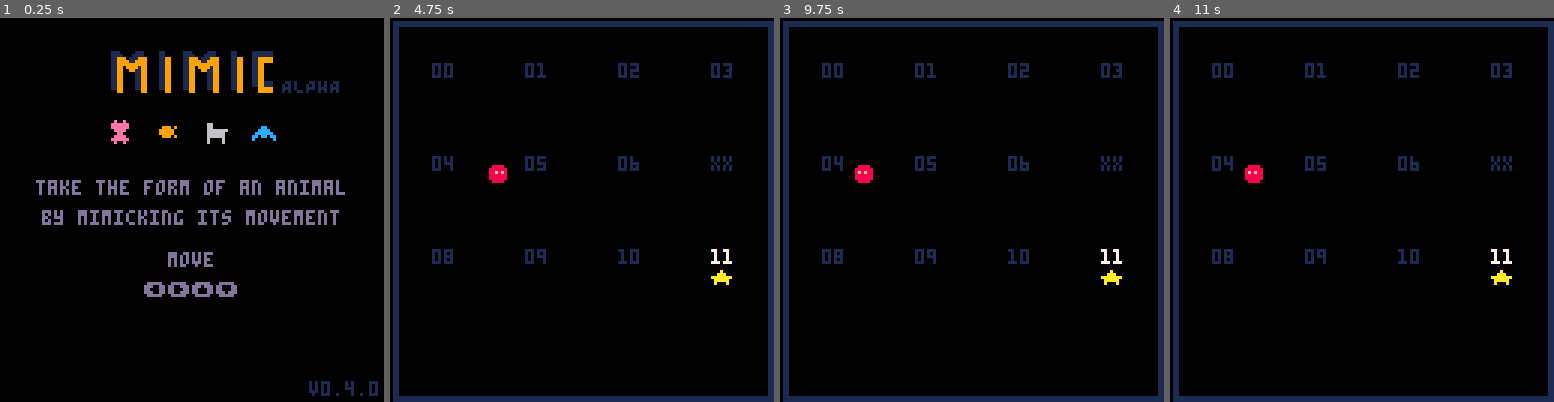
Above: before the commit, frames 1-4 (left to right).
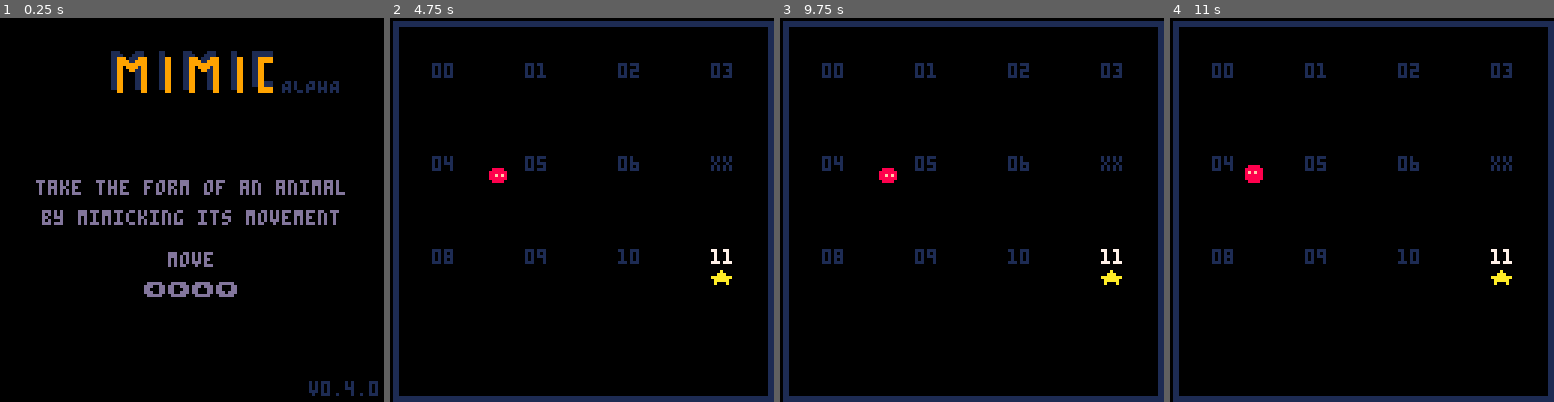
Above: after the commit, the same moments.

Repository: sourencho/mimic
Game: PICO-8 cartridge mimic.p8
The game is run twice, just before and just after one commit, with the same random seed, the same clock (stepped at 60 frames per second) and the same inputs.
Inputs:
- Up to frame 1 (0.25 s): no input
- Up to frame 2 (4.75 s): tap X (X key) at 0.33, 1.07, 1.85, 2.97, 4.08 s; tap O (Z key) at 0.7, 1.7, 2.1, 2.5, 2.9, 3.3, 3.7, 4.1, 4.5 s; hold Right 1.6-2.1 s; hold Up 2.15-2.42 s; hold Right 2.47-3.03 s; hold Left 3.08-3.58 s; hold Down 3.63-3.97 s; hold Right 4.02-4.68 s; hold Up from 4.73 s (still down)
- Up to frame 3 (9.75 s): tap O (Z key) every 0.4 s from 4.9 to 9.7 s; release Up at 5.03 s; hold Left 5.08-5.68 s; tap X (X key) every 1.12 s from 5.2 to 9.67 s; hold Down 5.73-6.03 s; hold Right 6.08-6.58 s; hold Right 6.63-7.13 s; hold Up 7.18-7.45 s; hold Right 7.5-8.07 s; hold Left 8.12-8.62 s; hold Down 8.67-9 s; hold Right 9.05-9.72 s
- Up to frame 4 (11 s): hold Up 9.77-10.07 s; tap O (Z key) at 10.1, 10.5, 10.9 s; hold Left 10.12-10.72 s; hold Down from 10.77 s (still down); tap X (X key) at 10.78 s

The runs differ from the first frame. In frame 1, 0.6% of the frame differs, in the area x 28-72%, y 26-33%; in frame 2, less than 0.1%; in frame 3, 0.4%; in frame 4, nothing differs.

Commit message:
Add tutorial

Diff:
--- a/mimic.p8
+++ b/mimic.p8
@@ -12,6 +12,9 @@
 start_level = 11
 level_count = 12
 skip_levels = {7}
+
+tutorial_level = 15
+tutorial_speed = 20
 
 slow_speed = 20 -- the larger the slower the npcs move
 tile_slow_speed = 2 -- the larger the slower the tiles animate
@@ -107,6 +110,14 @@
     pause_count = 0, -- the amount of ticks to pause the game
     restart_level = false,
 }
+
+-- TUTORIAL
+
+TUTORIAL_MOVES = {RIGHT, RIGHT, RIGHT, DOWN, DOWN, DOWN, UP, UP, UP,
+                    STILL, STILL, STILL, RIGHT, DOWN, STILL, STILL, STILL, STILL}
+tutorial_move_index = 1
+tutorial_player_pos = nil
+tutorial_skippable = false
 
 -- ACTORS
 npcs = {
@@ -843,7 +854,10 @@
     end
     if (btnp(5)) then
         if game.state == "splash" then
+            game.state = "tutorial"
+        elseif game.state == "tutorial" then
             game.state = "play"
+            change_level = start_level
         elseif game.state == "play" then
             game.restart_level = true
         else
@@ -1360,9 +1374,9 @@
             local tile_spr = get_tile(i, j, l)
             local tile_class = fget(tile_spr)
             if (tile_spr == 0) then
-                print(tile_spr)
-                print(tile_class)
-                stop(i.." "..j)
+                --print(tile_spr)
+                --print(tile_class)
+                --stop(i.." "..j)
             end
             if contains(dynamic_tiles, tile_class) then
                 level_static_tiles[i][j] = make_tile(ground_spr)
@@ -1371,7 +1385,7 @@
                 level_static_tiles[i][j] = make_tile(tile_spr)
                 level_dynamic_tiles[i][j] = make_tile(ground_spr)
             else
-                debug_log(tile_class.." tile not dynamic or static")
+                print(tile_class.." tile not dynamic or static")
             end
         end
     end
@@ -1613,7 +1627,7 @@
     if(game.tick % 60 > 0 and game.tick % 60 < 20) cls()
 
 
-    map(100,58,36,10,8,4)
+    map(117,60,36,10,8,4)
     print("ALPHA", 94, 20, 1)
     print(VERSION, 103, 121, 1)
 
@@ -1969,11 +1983,38 @@
 
     if game.state == "splash" then
         -- noop
+    elseif game.state == "tutorial" then
+        update_tutorial()
     elseif game.state == "play" then
         update_play()
     elseif game.state == "won" then
         update_particles()
     end
+end
+
+function update_tutorial()
+    if game.level != tutorial_level then
+        init_level(tutorial_level)
+        tutorial_player_pos = pl.pos
+    end
+
+
+    -- move
+    pl.delta = STILL
+
+    if tutorial_move_index > #TUTORIAL_MOVES then
+        tutorial_move_index = 1
+        del(actors, pl)
+        init_player(game.level)
+        tutorial_skippable = true
+    end
+
+    if game.tick % tutorial_speed == 0 then
+        pl.delta = TUTORIAL_MOVES[tutorial_move_index]
+        tutorial_move_index += 1
+    end
+
+    update_play()
 end
 
 function update_play()
@@ -2014,24 +2055,36 @@
         draw_splash()
     elseif  game.state == "won" then
         draw_won()
-    elseif game.state == "play" then
+    elseif game.state == "play" or game.state == "tutorial" then
         draw_play()
     end
+
+
     if SHOW_STATS then
         print("mem: "..stat(0),80,0,7)
         print("cpu: "..stat(1),80,10,7)
     end
 end
 
+function draw_tutorial()
+    print(splash_inst_1, hcenter(splash_inst_1), 14, 6)
+    print(splash_inst_2, hcenter(splash_inst_2), 22, 6)
+
+    if tutorial_skippable then
+        print(splash_keys_3, hcenter(splash_keys_3)-2, 114, 8)
+    end
+end
+
 function draw_play()
     cls()
-    if game.tick - game.level_end_tick < 50 then
+    if game.tick - game.level_end_tick < 50 and game.state != "tutorial" then
         draw_level_splash_2(game.level)
     else
         draw_level()
         draw_actors()
         draw_particles()
         draw_ui()
+        if (game.state == "tutorial") draw_tutorial()
     end
 end
 
@@ -2133,37 +2186,37 @@
 060606060606060615051515060606060000000000000000000000000000000084878484849784c6061616160606060600000000000000000000000000000000
 16750626160516161615157515373437000000000000000000000000000000001414141414141414141414141414141400000000000000000000000000000000
 161616161616060606060606f6e5f6e6000000000000000000000000000000000000000000000000000000000000000000000000000000000000000000000000
-06060606060606060606e5f5f4f4f5e5000000000000000000000000000000000707070707070707070707070707070707070707070707070707070707070707
+06060606060606060606e5f5f4f4f5e5000000000000000000000000000000001414141414141414141414141414141414000000000000000000000000000000
 161616240606061626e4e50606f6e4f4000000000000000000000000000000000000000000000000002600000000000000000000000000000000000000000000
-f4f5f4f4f4e4061606f4e5f4f4e4f4e4000000000000000000000000000000000714141414141414141414141414140707141414141414141414141414141407
+f4f5f4f4f4e4061606f4e5f4f4e4f4e4000000000000000000000000000000001414140714141414141414141414141414000000000000000000000000000000
 16162427160606060606f6f5e5f704f7000000000000000000000000000000000000000000000000000000000000000000000000000000000000000000000000
-f4f416f5f4e4e4f4e5f4e4e4f4f4f4f500000000000000000000000000000000070505141414b6b6b6b6140606060607070505050514b6b6b6b6140606060607
+f4f416f5f4e4e4f4e5f4e4e4f4f4f4f5000000000000000000000000000000001414141414141414141414141414141414000000000000000000000000000000
 162424241406e6e40606060606e6f7f4005000000000000000000000000000000000000000000000000000000000000000000000000000000000000000000000
-e4e5f5e5f5e4f4f4e5f4f5f404e4f5e400000000000000000000000000000000070505141414b6b6b6b6140606060607070505050514b6b6b6b6140606060607
+e4e5f5e5f5e4f4f4e5f4f5f404e4f5e4000000000000000000000000000000001414141414271414141414141414171414000000000000000000000000000000
 06060624170606e6e5f6e50606f4e6f7000000000000000000000000000000000000000000000000000000000000000000000000000000000000000000000000
-060606e5e5e5f4f4e4f4e4e5e5f4e4e40000000000000000900000000000000007050525251405b6b6b614060606060707050505051405b6b62c1406062d0607
+060606e5e5e5f4f4e4f4e4e5e5f4e4e4000000000000000090000000000000001407141414141414141714141414141414000000000000000000000000000000
 06060606061606060606e506e5f4e6e5000000000000000000000000000000000000000000000000000000000000000000000000000000000000000000000000
-0606161524f4f5f4e4f4f4f4f4f5e5e500000000000000000000000000000000070505141414b6b6b6b6140606060607074c05050514b6b6b6b6140505060507
+0606161524f4f5f4e4f4f4f4f4f5e5e5000000000000000000000000000000001427050505050505050505050505141414000000000000000000000000000000
 84878487849416160606f6e4e5f6e5f5000000000000000000000000000000000000000000000000000000000000000000000000000000000000000000000000
-e406061525e4e5f4f4f4f5f5e5f5f5e5000000000000000000000000000000000714b0b01414141425141406050605070714b0b0141414142514140505050507
+e406061525e4e5f4f4f4f5f5e5f5f5e5000000000000000000000000000000001414052714141427161616161605141414000000000000000000000000000000
 060606060676c40606f7e5f417f4f7f4000000000000000000000000000000000000000000000000000000000000000000000000000000000000000000000000
-e406061524f4f4e5f4f4f4e4f5f5e4e4000000000000000000000000000000000714b0b01414141414141406060506070714b0b0141414141414140505050507
+e406061524f4f4e5f4f4f4e4f5f5e4e4000000000000000000000000000000001414051417140714161616161605140714000000500000000000000000000007
 050506060606750616e6f407f4e6f4f6000000000000000000000000000000000000000000000000000000000000000000000000000000000000000000000000
-e40616151424e5f5e5e5f4f4f4f5f5e5000051720000000000000000000010000714b0b01414141414141414141414070714b0b0141414141414141414141407
+e40616151424e5f5e5e5f4f4f4f5f5e5000051720000000000000000000010001414051414141414161616161605141414000000000000000000000000000000
 051525050606750616f6f5e5f6e6f4e5000000000000000000000000000000000000000000000000000000000000000000000000000000000000000000000000
-f4061616140724251414141424f5e4f5000000000000000000000000000000000714b0000000000000000000001414070714b000000000000000000000141407
+f4061616140724251414141424f5e4f5000000000000000000000000000000001414051417141424161616161605141414000000000000000000000000000000
 150505050506b70616f4f7f5f4f7f624000000000000000000000000000000000000000000000000000000000000000000000000000000000000000000000000
-0616061414171407241424141414f5f4000000000000000000000000000000000714b0000212420212422200001414070714b000021242021242224200141407
+0616061414171407241424141414f5f4000000000000000000000000000000001414050714141414161616161605271414000000000000000000510000000000
 051505251606751606f6e6e524e4e5e5000000000000005100009000000000000000000000000000000000000000000000000000000000000000000000000000
-0607141414140714141414141414e4e4000000000000000000000000000000000714b0000313430313432300001414070714b000031343031343234100141407
+0607141414140714141414141414e4e4000000000000000000000000000000001414051714140714161616161605141414000000000000000000000000000000
 151505167484d6f6e4f6f4e6e4f7f4f7000000000000000000000000000000000000000000000000000000000000000000000000000000000000000000000000
-0614071414071414241414141414f4e5000000000000000000000000000000000714b0000000000000000000001414070714b000000000000000000000141407
+0614071414071414241414141414f4e5000000000000000000000000000000001414050505050505050505050505141414000000000212420212422200000000
 0525050675e5f7e474878494f6748484000000000000000000000000000000000000000000000000000000000000000000000000000000000000000000000000
-0614141414141714141414140714f5e5000050000000000000000000000000000714b0005100700072007100141414070714b0b0b0b0b0b0b0b0b0b014141407
+0614141414141714141414140714f5e5000050000000000000000000000000001414171414141414141414141427141414000000000313430313432300000000
 05050506768784849616067684d60606000000000000000000000000000000000000000000000000000000000000000000000000000000000000000000000000
-0614241414141414141417141414f5e4000000000000000000000000000000000714b0b0b0b0b0b0b0b0b000b0141407070cb0b0b0b0b0b0b0b0b0b0b0141407
+0614241414141414141417141414f5e4000000000000000000000000000000001414141414141407141414141414141414000000000000000000000000000000
 15051505160506167506060606060606000000000000000000000000000000000000000000000000000000000000000000000000000000000000000000000000
-0606060606060606060606060606e5e4000000000000000000000000000000000707070707070707070707070707070707070707070707070707070707070707
+0606060606060606060606060606e5e4000000000000000000000000000000001414141417141414141414171414141414000000000000000000000000000000
 
 
 
